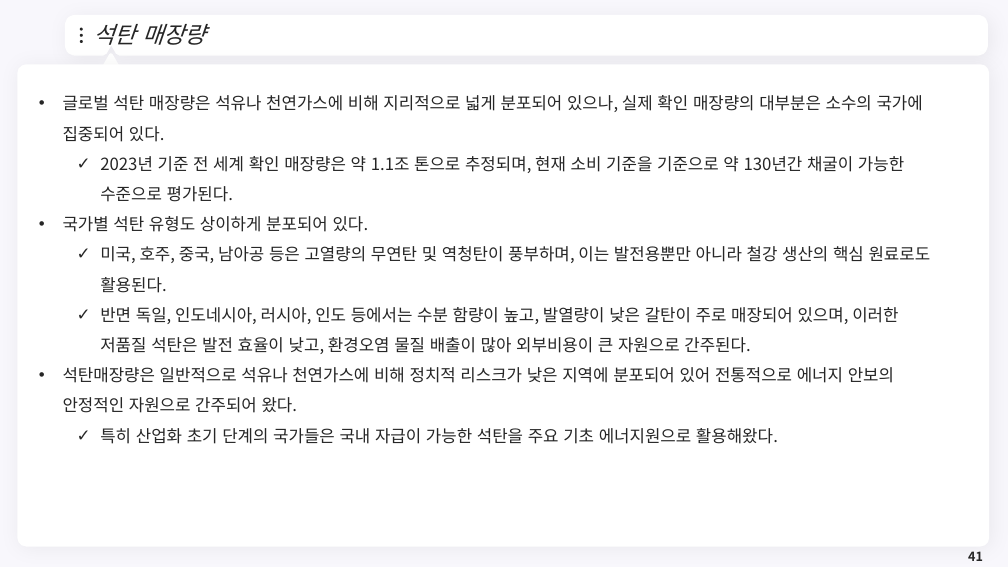
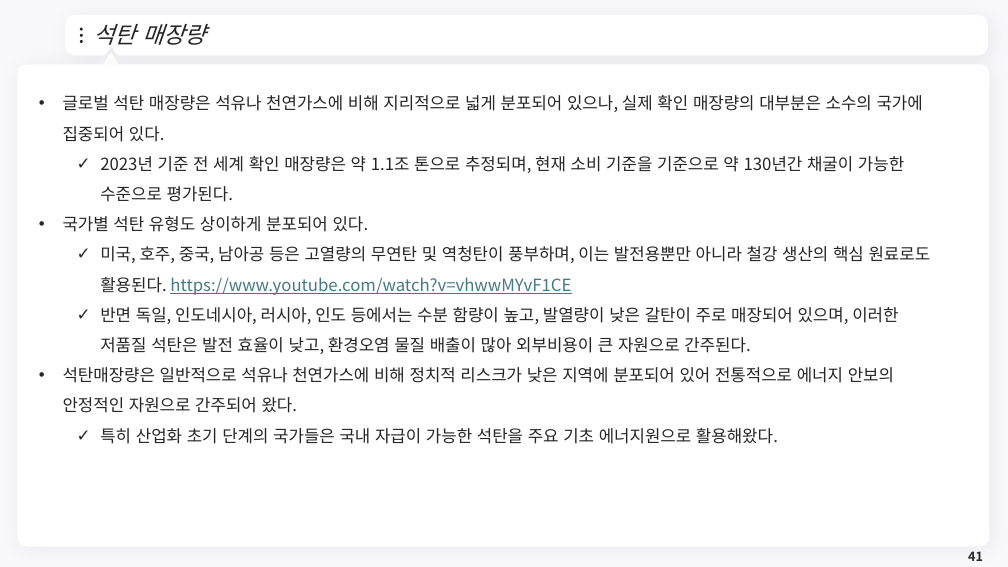
Before and after one commit to meandthey/Teaching, a slide deck: slide 41 of 에너지경제학/자원에너지경제학_Chapter_5 (석탄).pptx. Drawn at 1008x567 pixels with LibreOffice and Linux fonts; fonts in the diff are those of the drawing; background and template pictures are left out. Boxes give left, top, right and bottom in pixels: in the first picture for what was removed or moved away, otherwise in the second. Text is boxed around its words. In the diff, an @@ line names an element or a change of style, - is before the commit and + after.

```diff
--- a/에너지경제학/자원에너지경제학_Chapter_5 (석탄).pptx
+++ b/에너지경제학/자원에너지경제학_Chapter_5 (석탄).pptx
@@ text at bbox=[100, 246, 931, 295]: text changed @@
-  ✓ 미국, 호주, 중국, 남아공 등은 고열량의 무연탄 및 역청탄이 풍부하며, 이는 발전용뿐만 아니라 철강 생산의 핵심 원료로도 활용된다.
+  ✓ 미국, 호주, 중국, 남아공 등은 고열량의 무연탄 및 역청탄이 풍부하며, 이는 발전용뿐만 아니라 철강 생산의 핵심 원료로도 활용된다. https://www.youtube.com/watch?v=vhwwMYvF1CE
```
Also in this commit, not shown: 1 other slide changed.
